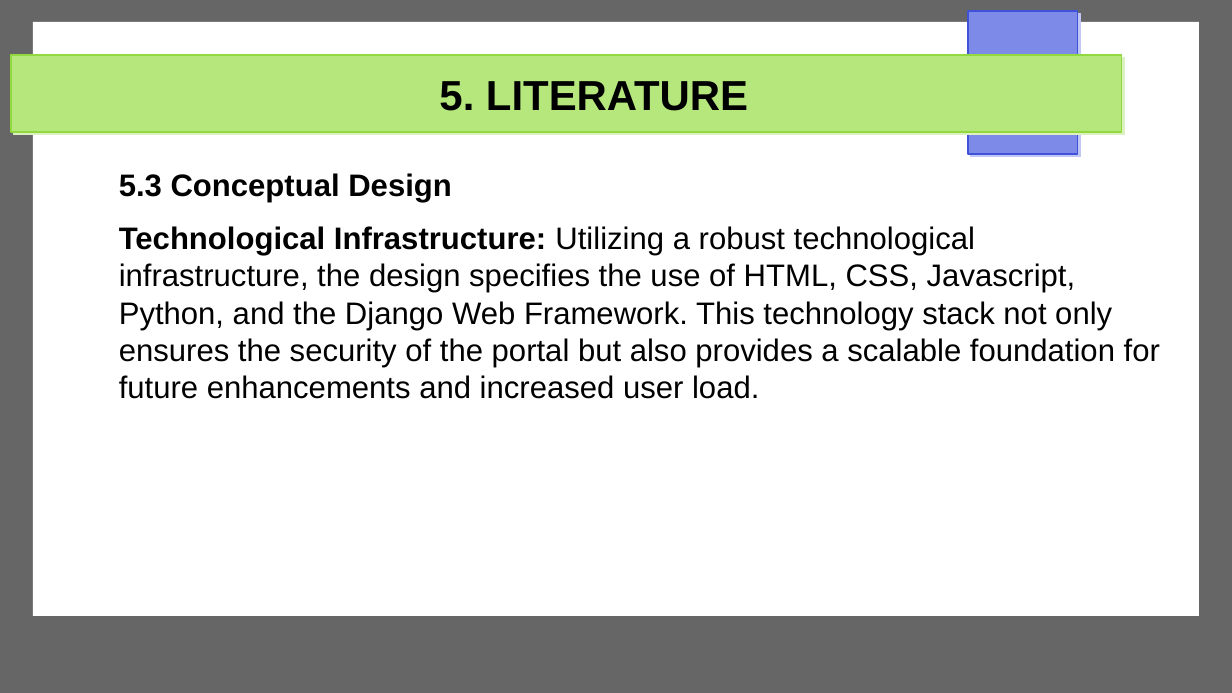
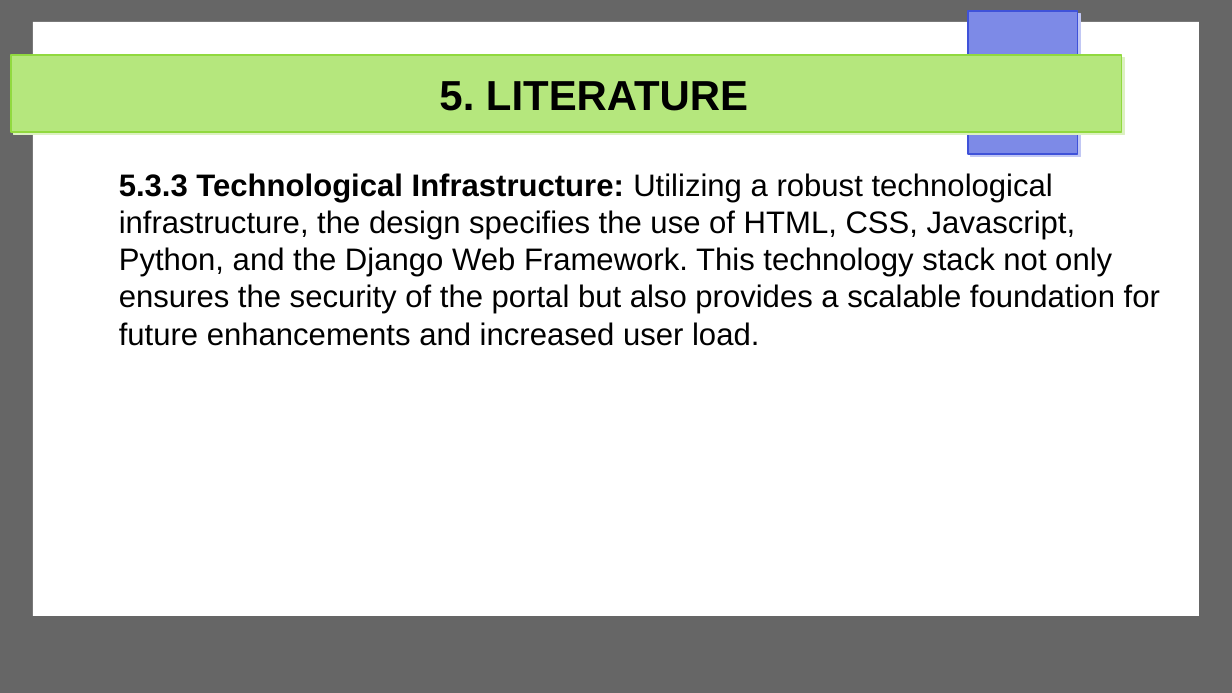
Before and after one commit to Michael-Otieno-Kasuku/Mashinani, a slide deck: slide 22 of docs/proposal/mashinani.odp (slide 24 before the commit). Drawn at 1232x693 pixels with LibreOffice and Linux fonts; fonts in the diff are those of the drawing. Boxes give left, top, right and bottom in pixels: in the first picture for what was removed or moved away, otherwise in the second. Text is boxed around its words. In the diff, an @@ line names an element or a change of style, - is before the commit and + after.

```diff
--- a/docs/proposal/mashinani.odp
+++ b/docs/proposal/mashinani.odp
@@ text at bbox=[119, 173, 1160, 346]: text changed @@
-5.3 Conceptual Design
-Technological Infrastructure: Utilizing a robust technological infrastructure, the design specifies the use of HTML, CSS, Javascript, Python, and the Django Web Framework. This technology stack not only ensures the security of the portal but also provides a scalable foundation for future enhancements and increased user load.
+5.3.3 Technological Infrastructure: Utilizing a robust technological infrastructure, the design specifies the use of HTML, CSS, Javascript, Python, and the Django Web Framework. This technology stack not only ensures the security of the portal but also provides a scalable foundation for future enhancements and increased user load.
```
Also in this commit, not shown: 8 other slides changed, 4 slides added, 5 slides removed, 2 other files.
